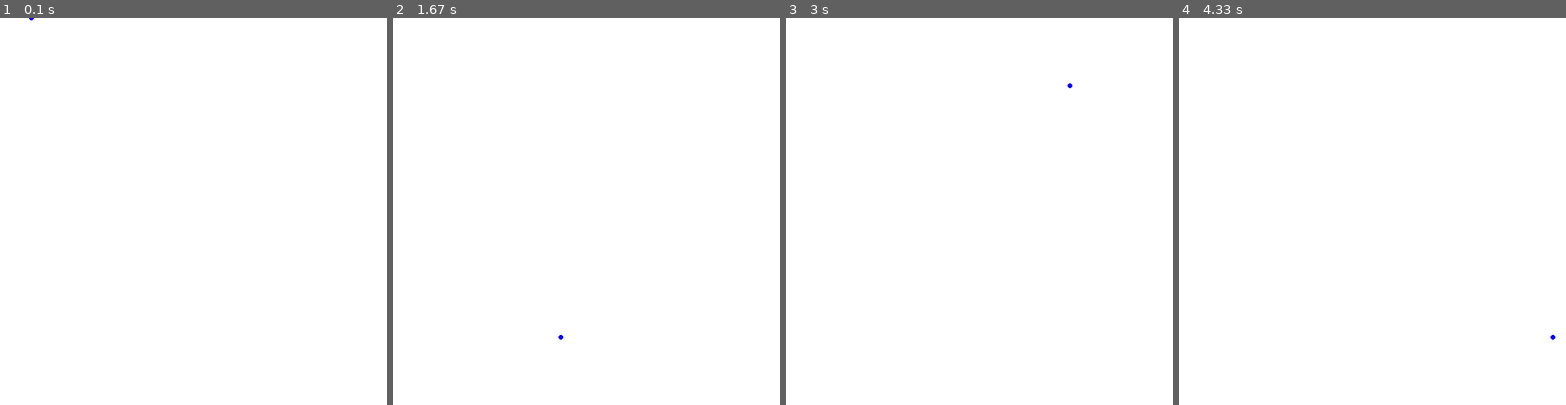
Above: before the commit, frames 1-4 (left to right).
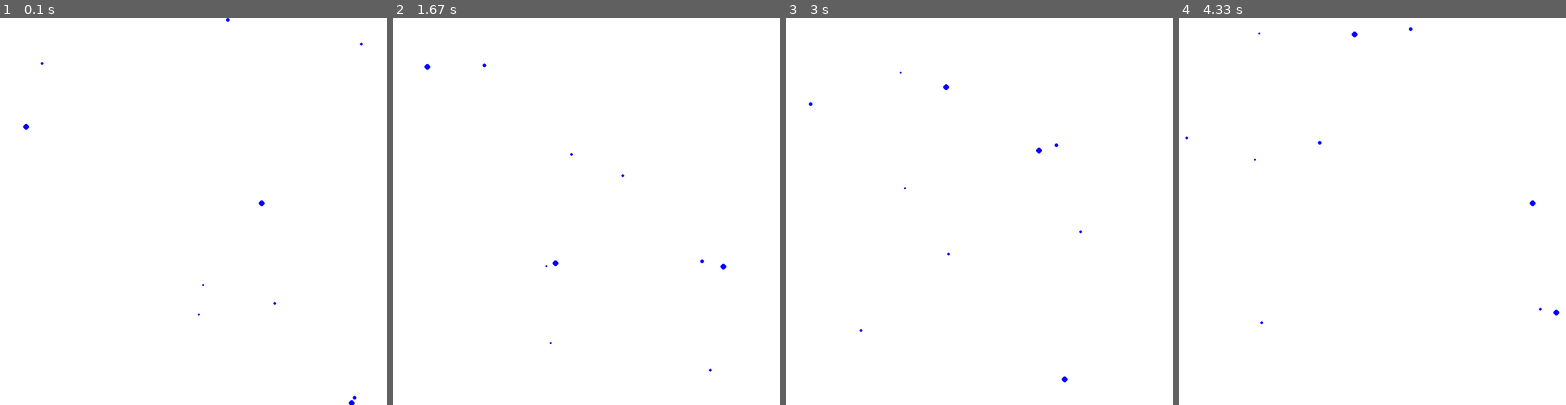
Above: after the commit, the same moments.

Repository: dgibson314/pygame
Game: pygame game, started from world.py
Two runs of this game, one before a commit and one after it. Both use one fixed random seed, a clock stepped at 60 frames per second and the inputs below.
Inputs:
- Up to frame 1 (0.1 s): no input
- Up to frame 2 (1.67 s): no input
- Up to frame 3 (3 s): no input
- Up to frame 4 (4.33 s): no input

The runs differ from the first frame. In frame 1, less than 0.1% of the frame differs, in the area x 6-94%, y 0-100%; in frame 2, less than 0.1%, in the area x 8-87%, y 11-92%; in frame 3, less than 0.1%; in frame 4, less than 0.1%.

Commit message:
Random particle generation

Diff:
--- a/world.py
+++ b/world.py
@@ -1,10 +1,13 @@
-import os, sys
+import os
+import sys
+import random
 import pygame
 
 
 BLACK = (0, 0, 255)
 BACKGROUND = (255, 255, 255)
 SCREEN_SIZE = (800, 800)
+NUM_PARTICLES = 10
 
 
 class Particle():
@@ -21,7 +24,8 @@
         self.screen = pygame.display.get_surface()
 
     def draw(self):
-        pygame.draw.circle(self.screen, self.color, (self.x_pos, self.y_pos), self.radius)
+        pos = (self.x_pos, self.y_pos)
+        pygame.draw.circle(self.screen, self.color, pos, self.radius)
 
     def update(self):
         self.update_velocity()
@@ -61,6 +65,18 @@
 
     # Add particles
     p = Particle(50, 50, 3, -10, 5)
+    x = Particle(35, 150, -4, -2, 4)
+
+    particles = []
+
+    for i in range(0, NUM_PARTICLES):
+        p = Particle(
+            random.randint(0, screen.get_width()),
+            random.randint(0, screen.get_height()),
+            random.randint(-5, 5),
+            random.randint(-5, 5),
+            random.randint(2, 7))
+        particles.append(p)
 
     # Prepare display objects
     clock = pygame.time.Clock()
@@ -75,11 +91,13 @@
                 running = False
 
         # Update particle positions
-        p.update()
+        for particle in particles:
+            particle.update()
 
         # Draw everything
         screen.blit(background, (0, 0))
-        p.draw()
+        for particle in particles:
+            particle.draw()
         pygame.display.flip()
 
 
